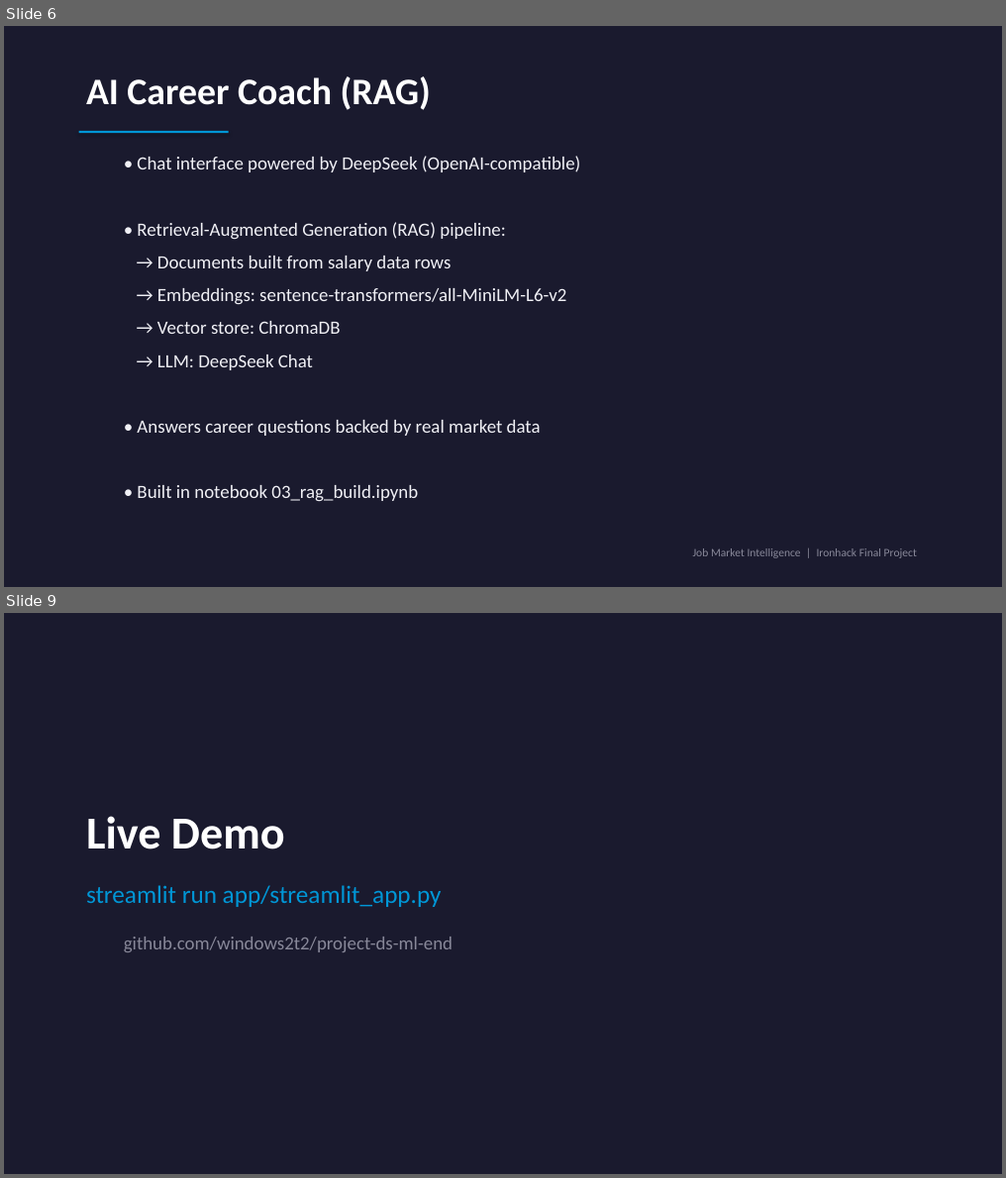
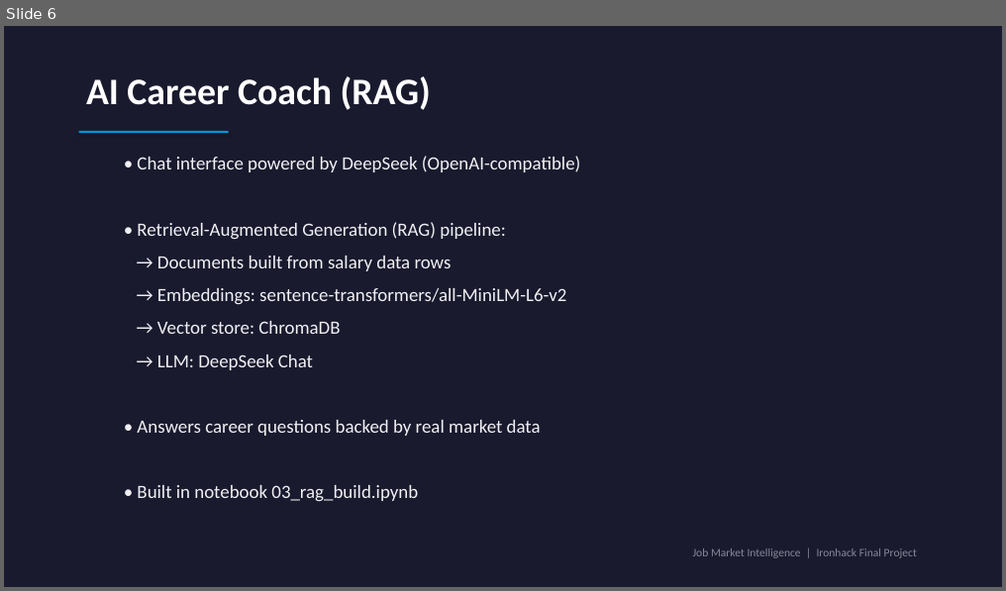
Before and after one commit to windows2t2/project-graduation, a slide deck: presentation_v4.pptx. Shown one above the other, each under a label of ours: slides 6 and 9 before the commit, slide 6 after it; the slides between them are not shown. The pictures are 1006x1178 and 1006x591 pixels, drawn with LibreOffice and Linux fonts; fonts in the diff are those of the drawing. Boxes give left, top, right and bottom in pixels: in the first picture for what was removed or moved away, otherwise in the second. Text is boxed around its words. In the diff, an @@ line names an element or a change of style, - is before the commit and + after.

Commit message:
project

```diff
--- a/presentation_v4.pptx
+++ b/presentation_v4.pptx
@@ slide 9 removed at bbox=[4, 613, 1002, 1174], background #1A1A2E @@
@@ text removed at bbox=[86, 816, 285, 850] @@
-Live Demo
@@ text removed at bbox=[86, 885, 442, 907] @@
-streamlit run app/streamlit_app.py
@@ text removed at bbox=[124, 937, 452, 953] @@
-github.com/windows2t2/project-ds-ml-end
```
Also in this commit, not shown: 5 slides changed, 1 slide added.
